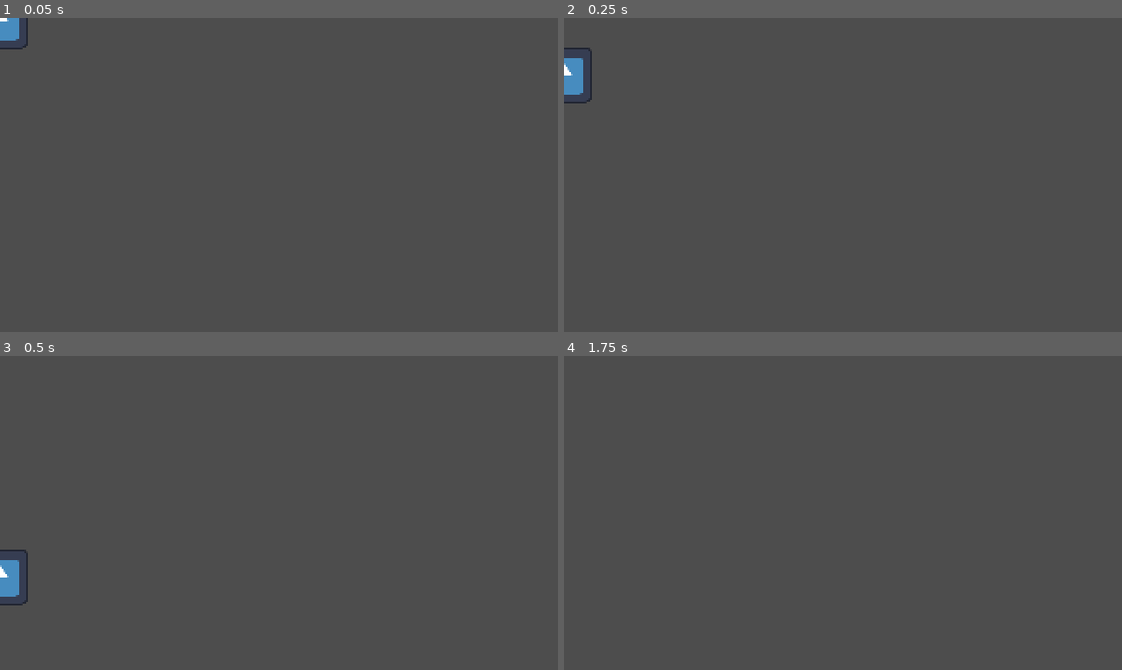
Above: before the commit, frames 1-4 (two rows, left to right).
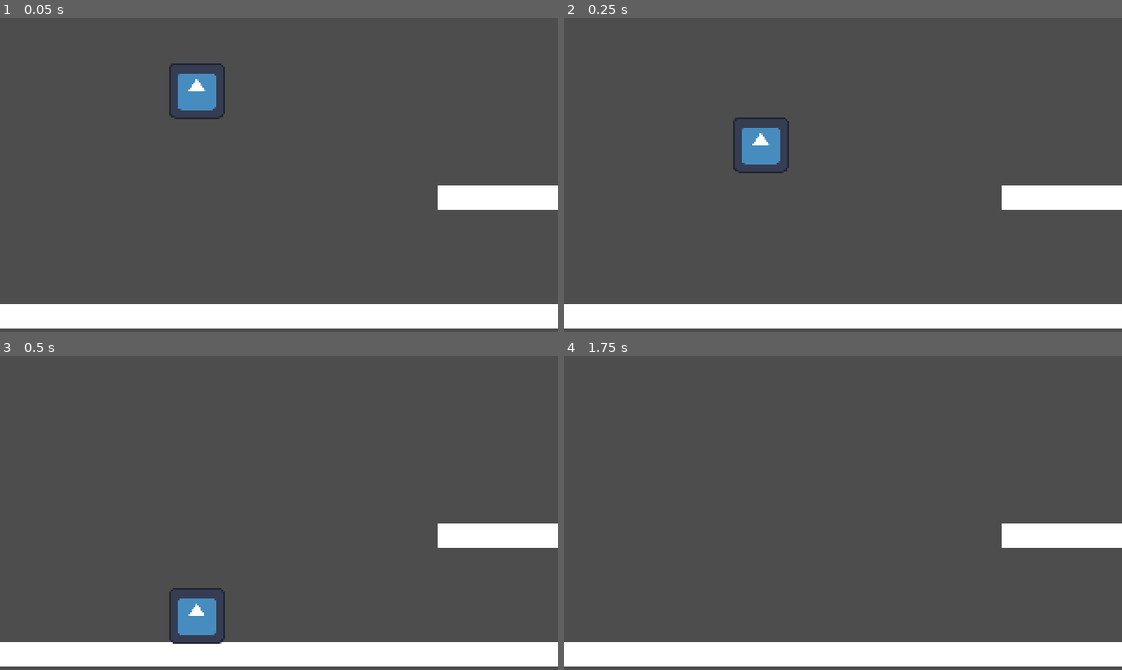
Above: after the commit, the same moments.

Repository: mightokondria/gimersia-guided-godot
Game: Godot game, scene res://_Scenes/level_1.tscn
Two runs of this game, one before a commit and one after it. Both use one fixed random seed, a clock stepped at 60 frames per second and the inputs below. Before the commit the project starts from res://_Scenes/CharacterMovement.tscn. The engine's default icon, where the game draws it, is replaced by a stand-in: a white triangle on a blue panel in a dark square.
Inputs:
- Up to frame 1 (0.05 s): no input
- Up to frame 2 (0.25 s): no input
- Up to frame 3 (0.5 s): no input
- Up to frame 4 (1.75 s): tap Enter (ui_accept) at 0.5, 0.6, 0.77, 1.07, 1.35, 1.52 s; hold Right (ui_right) from 0.53 s (still down)

The runs differ from the first frame. In frame 1, 11% of the frame differs, in the area x 0-100%, y 0-99%; in frame 2, 11%, in the area x 0-100%, y 9-99%; in frame 3, 11%; in frame 4, 9.5%.

Commit message:
basic mechanic added
coyote jump, dan basic movement

Diff:
--- a/guided/_Scenes/CharacterMovement.tscn
+++ b/guided/_Scenes/Player.tscn
@@ -1,6 +1,6 @@
 [gd_scene load_steps=4 format=3 uid="uid://d1g6kiifioiuw"]
 
-[ext_resource type="Script" uid="uid://ckxdrxrxv7fsv" path="res://_Scripts/CharacterMovement.gd" id="1_bg8v1"]
+[ext_resource type="Script" uid="uid://ckxdrxrxv7fsv" path="res://_Scripts/player.gd" id="1_bg8v1"]
 [ext_resource type="Texture2D" uid="uid://dpkjig67mfhxm" path="res://icon.svg" id="1_l1efl"]
 
 [sub_resource type="CapsuleShape2D" id="CapsuleShape2D_bg8v1"]
@@ -14,3 +14,7 @@
 
 [node name="CollisionShape2D" type="CollisionShape2D" parent="."]
 shape = SubResource("CapsuleShape2D_bg8v1")
+
+[node name="CoyoteTimer" type="Timer" parent="."]
+wait_time = 0.15
+one_shot = true
--- a/guided/_Scenes/level_1.tscn
+++ b/guided/_Scenes/level_1.tscn
@@ -1,5 +1,38 @@
-[gd_scene format=3 uid="uid://bt8pjayii3f46"]
+[gd_scene load_steps=4 format=3 uid="uid://bt8pjayii3f46"]
+
+[ext_resource type="PackedScene" uid="uid://d1g6kiifioiuw" path="res://_Scenes/Player.tscn" id="1_rfx65"]
+
+[sub_resource type="RectangleShape2D" id="RectangleShape2D_vwk1b"]
+size = Vector2(320, 14)
+
+[sub_resource type="RectangleShape2D" id="RectangleShape2D_rfx65"]
+size = Vector2(320, 20)
 
 [node name="Level1" type="Node2D"]
 
+[node name="Floor" type="StaticBody2D" parent="."]
+position = Vector2(0, 71)
+
+[node name="ColorRect" type="ColorRect" parent="Floor"]
+offset_top = 93.0
+offset_right = 320.0
+offset_bottom = 107.0
+
+[node name="CollisionShape2D" type="CollisionShape2D" parent="Floor"]
+position = Vector2(160, 100)
+shape = SubResource("RectangleShape2D_vwk1b")
+
+[node name="Player" parent="." instance=ExtResource("1_rfx65")]
+position = Vector2(113, 40)
+
 [node name="StaticBody2D" type="StaticBody2D" parent="."]
+
+[node name="ColorRect" type="ColorRect" parent="StaticBody2D"]
+offset_left = 251.0
+offset_top = 96.0
+offset_right = 571.0
+offset_bottom = 110.0
+
+[node name="CollisionShape2D" type="CollisionShape2D" parent="StaticBody2D"]
+position = Vector2(411, 106)
+shape = SubResource("RectangleShape2D_rfx65")
--- a/guided/_Scripts/CharacterMovement.gd
+++ /dev/null
@@ -1,38 +0,0 @@
-extends CharacterBody2D
-
-# Kecepatan lari karakter
-const SPEED = 300.0
-# Kekuatan lompat (harus negatif karena di Godot, Y negatif itu ke ATAS)
-const JUMP_VELOCITY = -400.0
-
-# Ambil nilai gravitasi dari pengaturan proyek agar konsisten
-# (Project Settings -> Physics -> 2d -> Default Gravity)
-var gravity = ProjectSettings.get_setting("physics/2d/default_gravity")
-
-
-func _physics_process(delta):
-	# 1. Tambahkan gravitasi jika karakter sedang di udara
-	if not is_on_floor():
-		velocity.y += gravity * delta
-
-	# 2. Handle Lompat.
-	# Jika tombol "ui_accept" (biasanya Spasi/Enter) ditekan DAN karakter sedang di lantai
-	if Input.is_action_just_pressed("ui_accept") and is_on_floor():
-		velocity.y = JUMP_VELOCITY
-
-	# 3. Dapatkan arah input (kiri/kanan).
-	# "ui_left" (panah kiri/A) bernilai -1, "ui_right" (panah kanan/D) bernilai 1.
-	# Jika tidak ditekan, direction bernilai 0.
-	var direction = Input.get_axis("ui_left", "ui_right")
-
-	# 4. Terapkan gerakan.
-	if direction:
-		# Jika ada input, gerakkan karakter ke arah tersebut dengan kecepatan SPEED
-		velocity.x = direction * SPEED
-	else:
-		# Jika tidak ada input, perlambat karakter sampai berhenti (move_toward 0)
-		velocity.x = move_toward(velocity.x, 0, SPEED)
-
-	# 5. Fungsi sakti bawaan Godot untuk menggerakkan CharacterBody2D
-	# berdasarkan nilai 'velocity' yang sudah kita hitung di atas.
-	move_and_slide()
--- /dev/null
+++ b/guided/_Scripts/player.gd
@@ -0,0 +1,73 @@
+extends CharacterBody2D
+
+# Kecepatan lari karakter
+const MAX_SPEED = 300.0
+# Kekuatan lompat (harus negatif karena di Godot, Y negatif itu ke ATAS)
+const JUMP_VELOCITY = -400.0
+#Akselerasi Awal
+const ACCELERATION = 1500.0
+#Akselerasi Akhir
+const FRICTION = 1000.0
+
+# WAJIB: Ambil referensi ke node Timer yang baru kita buat
+@onready var coyote_timer: Timer = $CoyoteTimer
+
+# Variabel "ingatan" untuk tahu apakah kita DI LANTAI pada frame SEBELUMNYA
+var was_on_floor: bool = true
+
+# Ambil nilai gravitasi dari pengaturan proyek agar konsisten
+# (Project Settings -> Physics -> 2d -> Default Gravity)
+var gravity = ProjectSettings.get_setting("physics/2d/default_gravity")
+
+
+func _physics_process(delta):
+	# 1. Tambahkan gravitasi jika karakter sedang di udara
+	if not is_on_floor():
+		velocity.y += gravity * delta
+
+# 2. Handle Lompat.
+	if Input.is_action_just_pressed("ui_accept"):
+		# Syarat baru: Boleh lompat JIKA di lantai ATAU coyote timer masih jalan
+		if is_on_floor() or not coyote_timer.is_stopped():
+			velocity.y = JUMP_VELOCITY
+			coyote_timer.stop() # WAJIB: Langsung hentikan timer jika kita lompat
+
+	# 3. Dapatkan arah input (kiri/kanan).
+	# "ui_left" (panah kiri/A) bernilai -1, "ui_right" (panah kanan/D) bernilai 1.
+	# Jika tidak ditekan, direction bernilai 0.
+	var direction = Input.get_axis("ui_left", "ui_right")
+
+	# 4. Terapkan gerakan.
+	if direction:
+			# --- AKSELERASI AWAL ---
+		# Gerakkan velocity.x SEBESAR ACCELERATION * delta
+		# MENUNJU target (direction * MAX_SPEED)
+		velocity.x = move_toward(velocity.x, direction * MAX_SPEED, ACCELERATION * delta)
+	else:
+		# --- AKSELERASI AKHIR (FRIKSI) ---
+		# Gerakkan velocity.x SEBESAR FRICTION * delta
+		# MENUNJU target (0)
+		velocity.x = move_toward(velocity.x, 0, FRICTION * delta)
+	# 5. Fungsi sakti bawaan Godot untuk menggerakkan CharacterBody2D
+	# berdasarkan nilai 'velocity' yang sudah kita hitung di atas.
+	move_and_slide()
+
+	# ... (kode akselerasi/friksi Anda) ...
+
+
+	# ------------------------------------
+	# --- LOGIKA COYOTE TIME DIMULAI DARI SINI ---
+	# ------------------------------------
+
+	# Cek apakah kita BARU SAJA meninggalkan lantai?
+	# (Frame lalu di lantai TAPI frame ini di udara)
+	var just_left_floor = was_on_floor and not is_on_floor()
+
+	if just_left_floor:
+		# Kita hanya ingin menyalakan timer jika kita "jatuh" (velocity.y positif),
+		# BUKAN jika kita "lompat" (velocity.y negatif).
+		if velocity.y >= 0:
+			coyote_timer.start() # Mulai hitung mundur 0.15 detik!
+
+	# "Ingat" status lantai kita untuk pengecekan di frame berikutnya
+	was_on_floor = is_on_floor()
--- a/guided/project.godot
+++ b/guided/project.godot
@@ -11,7 +11,7 @@
 [application]
 
 config/name="Guided"
-run/main_scene="uid://d1g6kiifioiuw"
+run/main_scene="uid://bt8pjayii3f46"
 config/features=PackedStringArray("4.5", "Forward Plus")
 config/icon="res://icon.svg"
 
@@ -21,6 +21,41 @@
 window/size/viewport_height=180
 window/stretch/mode="viewport"
 
+[input]
+
+ui_left={
+"deadzone": 0.5,
+"events": [Object(InputEventKey,"resource_local_to_scene":false,"resource_name":"","device":0,"window_id":0,"alt_pressed":false,"shift_pressed":false,"ctrl_pressed":false,"meta_pressed":false,"pressed":false,"keycode":4194319,"physical_keycode":0,"key_label":0,"unicode":0,"location":0,"echo":false,"script":null)
+, Object(InputEventJoypadButton,"resource_local_to_scene":false,"resource_name":"","device":0,"button_index":13,"pressure":0.0,"pressed":false,"script":null)
+, Object(InputEventJoypadMotion,"resource_local_to_scene":false,"resource_name":"","device":0,"axis":0,"axis_value":-1.0,"script":null)
+, Object(InputEventKey,"resource_local_to_scene":false,"resource_name":"","device":-1,"window_id":0,"alt_pressed":false,"shift_pressed":false,"ctrl_pressed":false,"meta_pressed":false,"pressed":false,"keycode":0,"physical_keycode":65,"key_label":0,"unicode":97,"location":0,"echo":false,"script":null)
+]
+}
+ui_right={
+"deadzone": 0.5,
+"events": [Object(InputEventKey,"resource_local_to_scene":false,"resource_name":"","device":0,"window_id":0,"alt_pressed":false,"shift_pressed":false,"ctrl_pressed":false,"meta_pressed":false,"pressed":false,"keycode":4194321,"physical_keycode":0,"key_label":0,"unicode":0,"location":0,"echo":false,"script":null)
+, Object(InputEventJoypadButton,"resource_local_to_scene":false,"resource_name":"","device":0,"button_index":14,"pressure":0.0,"pressed":false,"script":null)
+, Object(InputEventJoypadMotion,"resource_local_to_scene":false,"resource_name":"","device":0,"axis":0,"axis_value":1.0,"script":null)
+, Object(InputEventKey,"resource_local_to_scene":false,"resource_name":"","device":-1,"window_id":0,"alt_pressed":false,"shift_pressed":false,"ctrl_pressed":false,"meta_pressed":false,"pressed":false,"keycode":0,"physical_keycode":68,"key_label":0,"unicode":100,"location":0,"echo":false,"script":null)
+]
+}
+ui_up={
+"deadzone": 0.5,
+"events": [Object(InputEventKey,"resource_local_to_scene":false,"resource_name":"","device":0,"window_id":0,"alt_pressed":false,"shift_pressed":false,"ctrl_pressed":false,"meta_pressed":false,"pressed":false,"keycode":4194320,"physical_keycode":0,"key_label":0,"unicode":0,"location":0,"echo":false,"script":null)
+, Object(InputEventJoypadButton,"resource_local_to_scene":false,"resource_name":"","device":0,"button_index":11,"pressure":0.0,"pressed":false,"script":null)
+, Object(InputEventJoypadMotion,"resource_local_to_scene":false,"resource_name":"","device":0,"axis":1,"axis_value":-1.0,"script":null)
+, Object(InputEventKey,"resource_local_to_scene":false,"resource_name":"","device":-1,"window_id":0,"alt_pressed":false,"shift_pressed":false,"ctrl_pressed":false,"meta_pressed":false,"pressed":false,"keycode":0,"physical_keycode":87,"key_label":0,"unicode":119,"location":0,"echo":false,"script":null)
+]
+}
+ui_down={
+"deadzone": 0.5,
+"events": [Object(InputEventKey,"resource_local_to_scene":false,"resource_name":"","device":0,"window_id":0,"alt_pressed":false,"shift_pressed":false,"ctrl_pressed":false,"meta_pressed":false,"pressed":false,"keycode":4194322,"physical_keycode":0,"key_label":0,"unicode":0,"location":0,"echo":false,"script":null)
+, Object(InputEventJoypadButton,"resource_local_to_scene":false,"resource_name":"","device":0,"button_index":12,"pressure":0.0,"pressed":false,"script":null)
+, Object(InputEventJoypadMotion,"resource_local_to_scene":false,"resource_name":"","device":0,"axis":1,"axis_value":1.0,"script":null)
+, Object(InputEventKey,"resource_local_to_scene":false,"resource_name":"","device":-1,"window_id":0,"alt_pressed":false,"shift_pressed":false,"ctrl_pressed":false,"meta_pressed":false,"pressed":false,"keycode":0,"physical_keycode":83,"key_label":0,"unicode":115,"location":0,"echo":false,"script":null)
+]
+}
+
 [rendering]
 
 textures/canvas_textures/default_texture_filter=0
Renamed: guided/_Scripts/CharacterMovement.gd.uid -> guided/_Scripts/player.gd.uid
